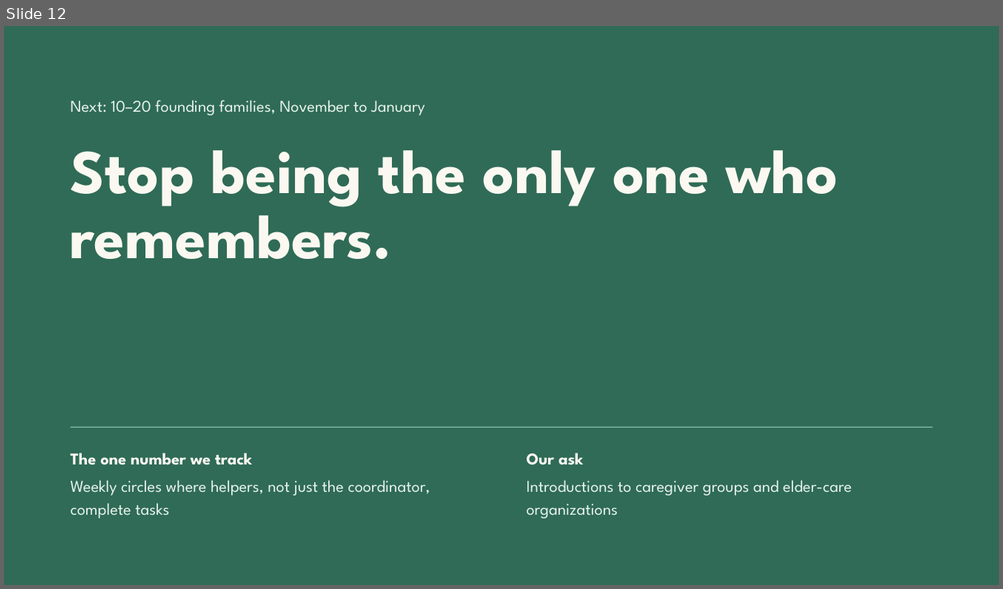
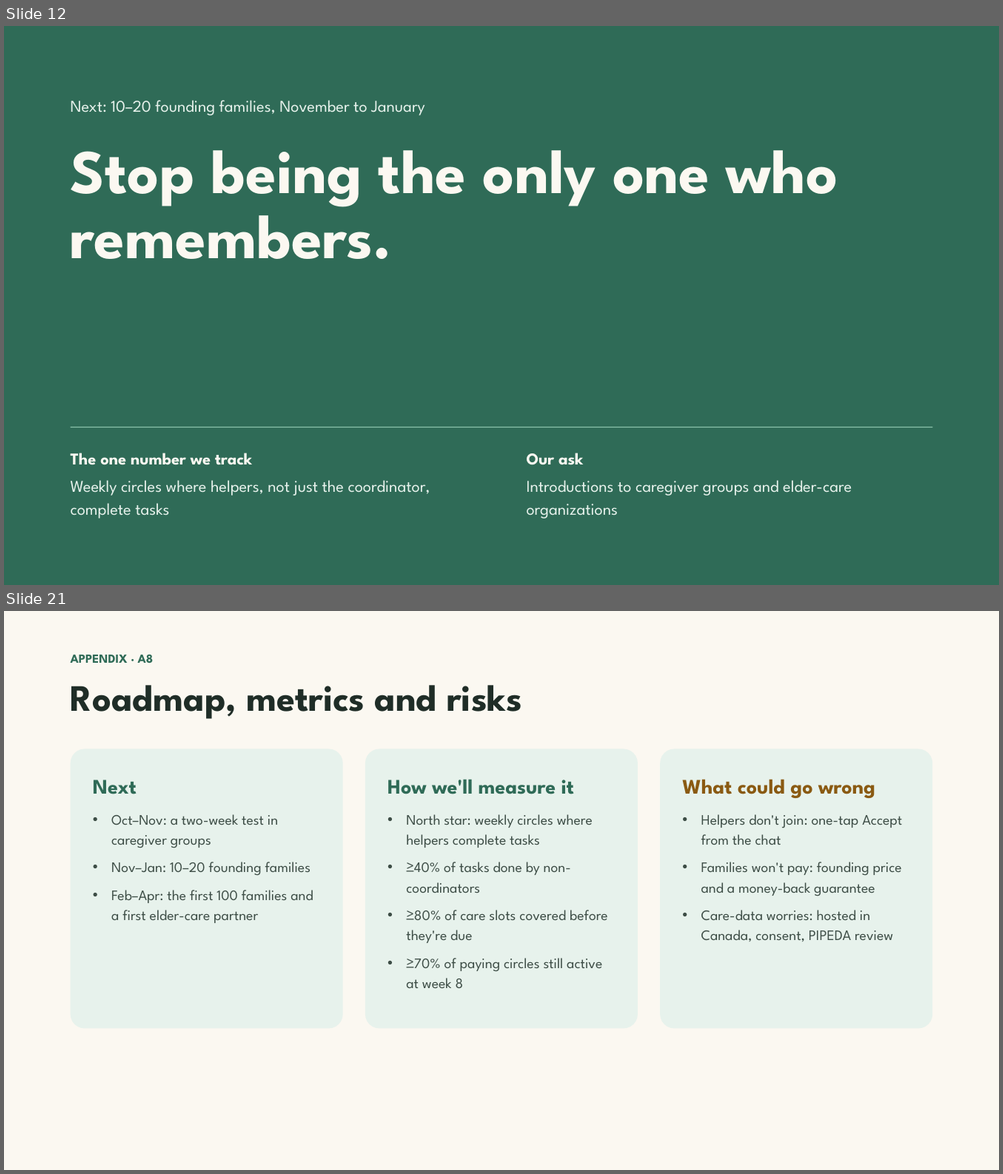
Before and after one commit to Team-Claudia/kindred, a slide deck: docs/pitch/Kindred Demo Day Pitch V3.pptx. Shown one above the other, each under a label of ours: slide 12 before the commit, slides 12 and 21 after it; the slides between them are not shown. The pictures are 1003x589 and 1003x1174 pixels, drawn with LibreOffice and Linux fonts; fonts in the diff are those of the drawing. Boxes give left, top, right and bottom in pixels: in the first picture for what was removed or moved away, otherwise in the second. Text is boxed around its words. In the diff, an @@ line names an element or a change of style, - is before the commit and + after.

```diff
--- a/docs/pitch/Kindred Demo Day Pitch V3.pptx
+++ b/docs/pitch/Kindred Demo Day Pitch V3.pptx
@@ slide 21 added at box(4, 611, 999, 1170), background #FBF8F1 @@
@@ text added at box(71, 654, 153, 663), 12 pt, text #2F6B57, bold @@
+APPENDIX · A8
@@ title added at box(71, 685, 522, 719), 36 pt, text #1F2D27, bold @@
+Roadmap, metrics and risks
@@ rounded rectangle added at box(71, 749, 343, 1029), fill #E7F2EC @@
@@ rounded rectangle added at box(365, 749, 637, 1029), fill #E7F2EC @@
@@ rounded rectangle added at box(660, 749, 932, 1029), fill #E7F2EC @@
@@ text added at box(93, 780, 313, 923), 14 pt, text #3D4D46 @@
+Next
+• Oct–Nov: a two-week test in caregiver groups
+• Nov–Jan: 10–20 founding families
+• Feb–Apr: the first 100 families and a first elder-care partner
@@ text added at box(387, 779, 608, 988), 14 pt, text #3D4D46 @@
+How we'll measure it
+• North star: weekly circles where helpers complete tasks
+• ≥40% of tasks done by non-coordinators
+• ≥80% of care slots covered before they're due
+• ≥70% of paying circles still active at week 8
@@ text added at box(682, 779, 902, 942), 14 pt, text #3D4D46 @@
+What could go wrong
+• Helpers don't join: one-tap Accept from the chat
+• Families won't pay: founding price and a money-back guarantee
+• Care-data worries: hosted in Canada, consent, PIPEDA review
```
Also in this commit, not shown: 8 other slides added, 5 other files.
